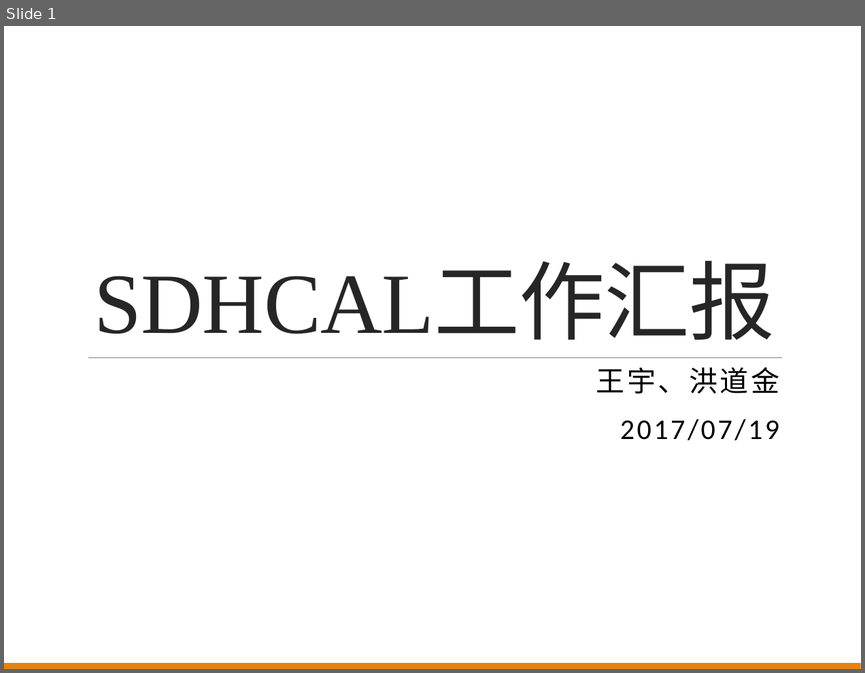
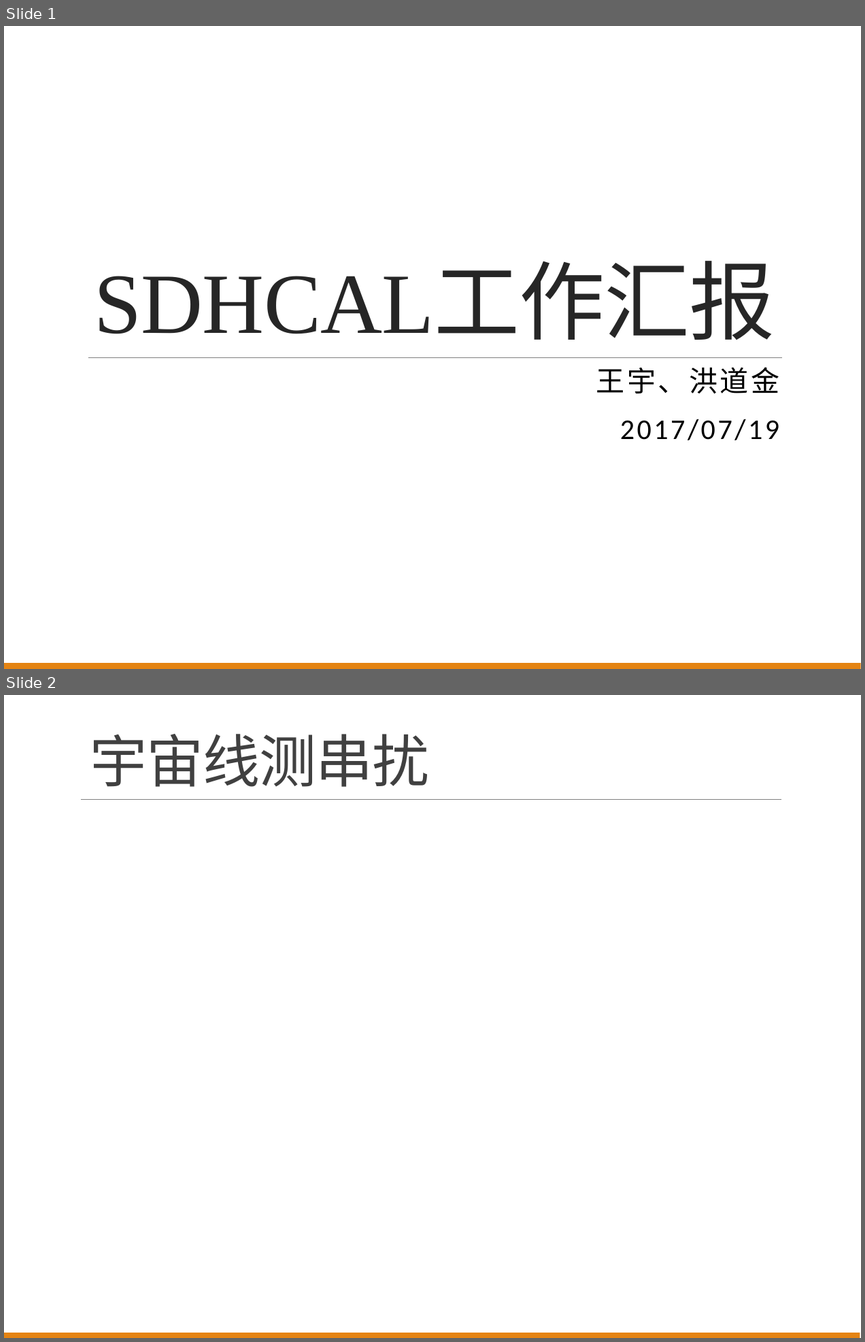
Before and after one commit to wyu0725/SDHCAL_DAQ, a slide deck: Slides/SDHCALReport20170719.pptx. Shown one above the other, each under a label of ours: slide 1 before the commit, slides 1 and 2 after it. The pictures are 865x673 and 865x1342 pixels, drawn with LibreOffice and Linux fonts; fonts in the diff are those of the drawing. Boxes give left, top, right and bottom in pixels: in the first picture for what was removed or moved away, otherwise in the second. Text is boxed around its words. In the diff, an @@ line names an element or a change of style, - is before the commit and + after.

```diff
--- a/Slides/SDHCALReport20170719.pptx
+++ b/Slides/SDHCALReport20170719.pptx
@@ slide 2 added at (4, 695, 861, 1338), background #FFFFFF @@
@@ title added at (90, 734, 429, 787), 48 pt, text #404040 @@
+宇宙线测串扰
@@ line added from (81, 800) to (781, 800), #808080 0.5 pt @@
@@ rectangle added at (4, 1332, 860, 1338), fill #E48312 @@
```
Also in this commit, not shown: 2 slides changed, 2 other slides added, 3 slides removed, 1 other file.
